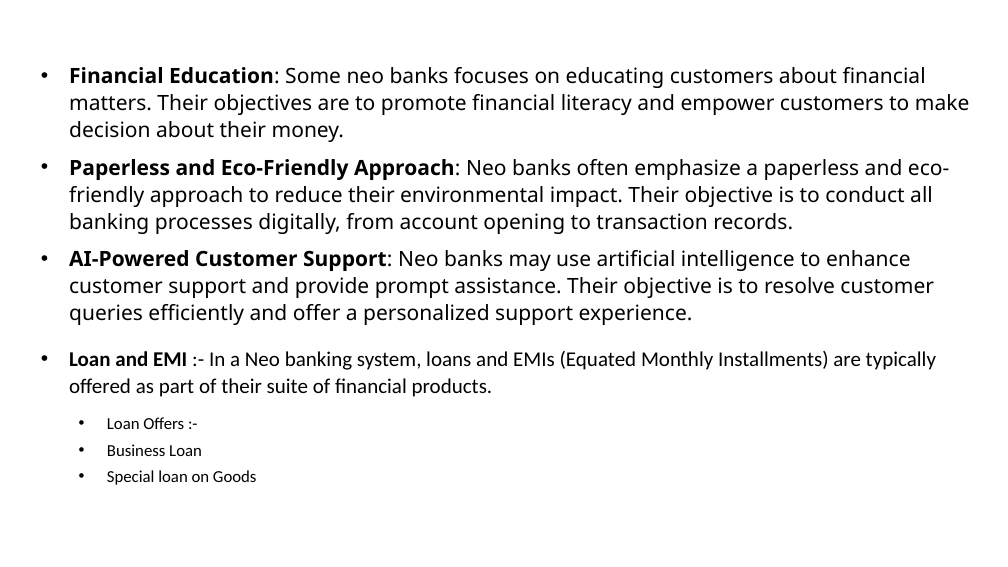
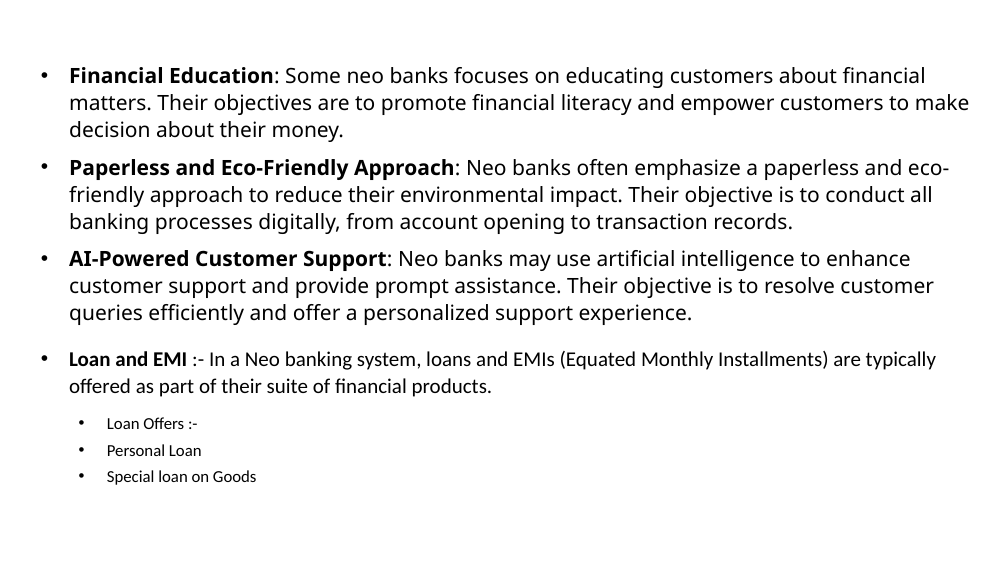
Before and after one commit to aakashpavar87/Project-Third-Year-Futurix-Bank, a slide deck: slide 7 of Chapter 1 Definition1.pptx. Drawn at 1008x567 pixels with LibreOffice and Linux fonts; fonts in the diff are those of the drawing. Boxes give left, top, right and bottom in pixels: in the first picture for what was removed or moved away, otherwise in the second. Text is boxed around its words. In the diff, an @@ line names an element or a change of style, - is before the commit and + after.

```diff
--- a/Chapter 1 Definition1.pptx
+++ b/Chapter 1 Definition1.pptx
@@ text at (x1=107, y1=444, x2=202, y2=456): text changed @@
-  • Business Loan
+  • Personal Loan
```
Also in this commit, not shown: 23 other files.
